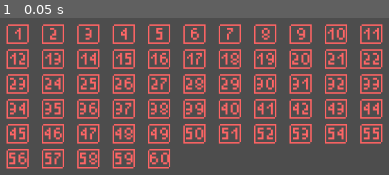
Above: before the commit, frame 1.
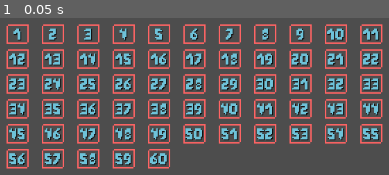
Above: after the commit, the same moment.

Repository: loudercake/flottery
Game: Godot game, scene res://scenes/main.tscn
Same seed, same stepped clock (60 frames per second), same inputs: the game is played once before the commit and once after it.
Inputs:
- Up to frame 1 (0.05 s): no input

The runs differ from the first frame. In frame 1, 16% of the frame differs, in the area x 2-98%, y 6-94%.

Commit message:
ok going to bed now byeee

Diff:
--- a/resources/number_style/gambling.tres
+++ b/resources/number_style/gambling.tres
@@ -4,5 +4,5 @@
 
 [resource]
 font = ExtResource("1_a01o4")
-font_color = Color(0.64621824, 0.16330001, 0.71, 1)
+font_color = Color(0.4335, 0.75975835, 0.85, 1)
 shadow_color = Color(0, 0, 0, 0.7294118)
--- a/scenes/game_controller.tscn
+++ b/scenes/game_controller.tscn
@@ -18,3 +18,5 @@
 
 [node name="Ticket" parent="." instance=ExtResource("5_h843c")]
 loto = ExtResource("4_rc0pn")
+
+[connection signal="lottery" from="Lottery" to="." method="_on_lottery_lottery"]
--- a/scenes/number_button.tscn
+++ b/scenes/number_button.tscn
@@ -2,7 +2,7 @@
 
 [ext_resource type="Texture2D" uid="uid://cqaq5tu2j54kw" path="res://assets/ui/numbox.png" id="1_f1ayh"]
 [ext_resource type="Script" uid="uid://dcuwd3mciniyr" path="res://scripts/number_button.gd" id="2_2cqxa"]
-[ext_resource type="LabelSettings" uid="uid://ct0lkumxheue4" path="res://resources/number_style/normal.tres" id="3_f1ayh"]
+[ext_resource type="LabelSettings" uid="uid://dqgu1aadgtlw6" path="res://resources/number_style/gambling.tres" id="3_f1ayh"]
 
 [node name="numero" type="TextureButton"]
 offset_right = 32.0
--- a/scripts/game_controller.gd
+++ b/scripts/game_controller.gd
@@ -17,3 +17,7 @@
 
 func _ready() -> void:
 	update_loto(loto)
+
+
+func _on_lottery_lottery(numbers: Array) -> void:
+	print(numbers)
--- a/scripts/lottery_manager.gd
+++ b/scripts/lottery_manager.gd
@@ -3,6 +3,8 @@
 @onready var blessings = $"../Blessings"
 
 @export var loto: Loto = load("res://resources/lotos/default.tres")
+
+signal lottery(numbers: Array)
 
 var numbers := []
 
@@ -10,18 +12,19 @@
 	loto = resource
 
 func _ready() -> void:
-	numbers = full_lottery(loto.numbers, loto.get_number_range())
+	full_lottery(loto.numbers, loto.get_number_range())
 
 func draw_random(number_range: Array, index: int) -> int:
 	var local_numbers = blessings.modify_range(number_range, index)
 	var num = local_numbers.pick_random()
 	return num
 
-func full_lottery(draws: int, number_range: Array) -> Array:
+func full_lottery(draws: int, number_range: Array):
 	var local_range := number_range
 	var lottery_numbers := []
 	for i in range(1,draws+1):
 		var drawn_number = draw_random(local_range, i)
 		lottery_numbers.append(drawn_number)
 		local_range.erase(drawn_number)
-	return lottery_numbers
+	numbers = lottery_numbers
+	lottery.emit(lottery_numbers)
--- a/scripts/ticket_manager.gd
+++ b/scripts/ticket_manager.gd
@@ -9,17 +9,17 @@
 func update_loto(resource: Resource):
 	loto = resource
 
-func reset_number():
+func reset_numbers():
 	numbers = []
 
 func add_number(num: int):
 	if num not in numbers and len(numbers) < loto.numbers:
 		numbers.append(num)
 
-func check_against(loto_numbers: Array, ticket_numbers: Array) -> int:
+func check_against(loto_numbers: Array) -> int:
 	var correct_numbers := 0
 	for i in loto_numbers:
-		if ticket_numbers.has(i):
+		if numbers.has(i):
 			correct_numbers += 1
 	return correct_numbers
 
Binary file removed: normal.ttf
Not shown, removed: normal.ttf.import
